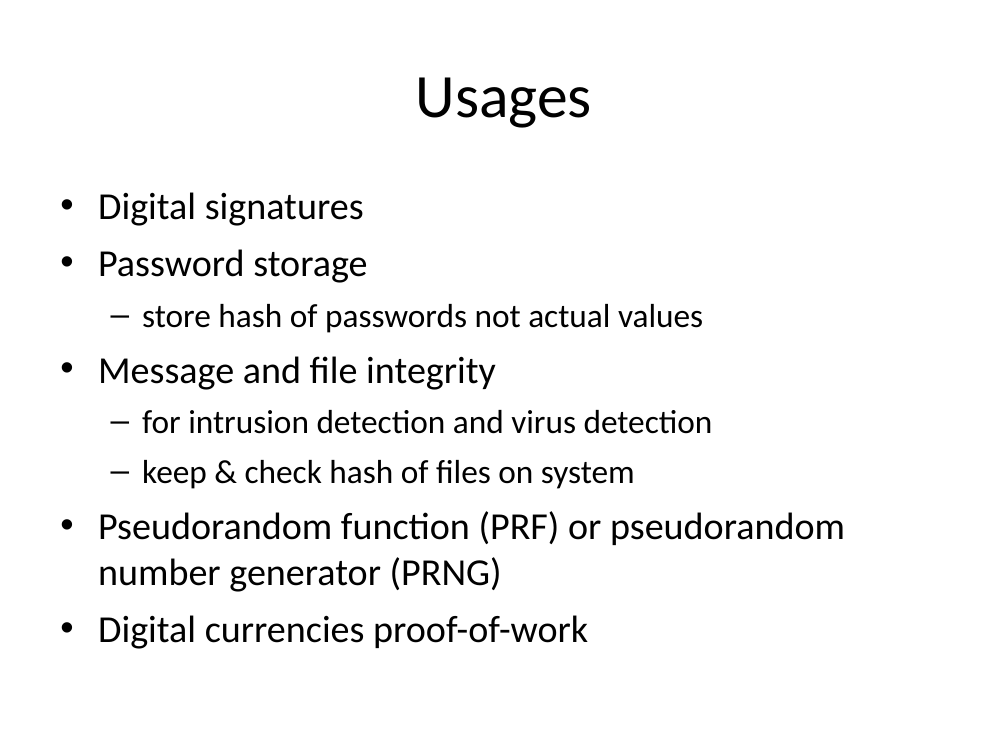
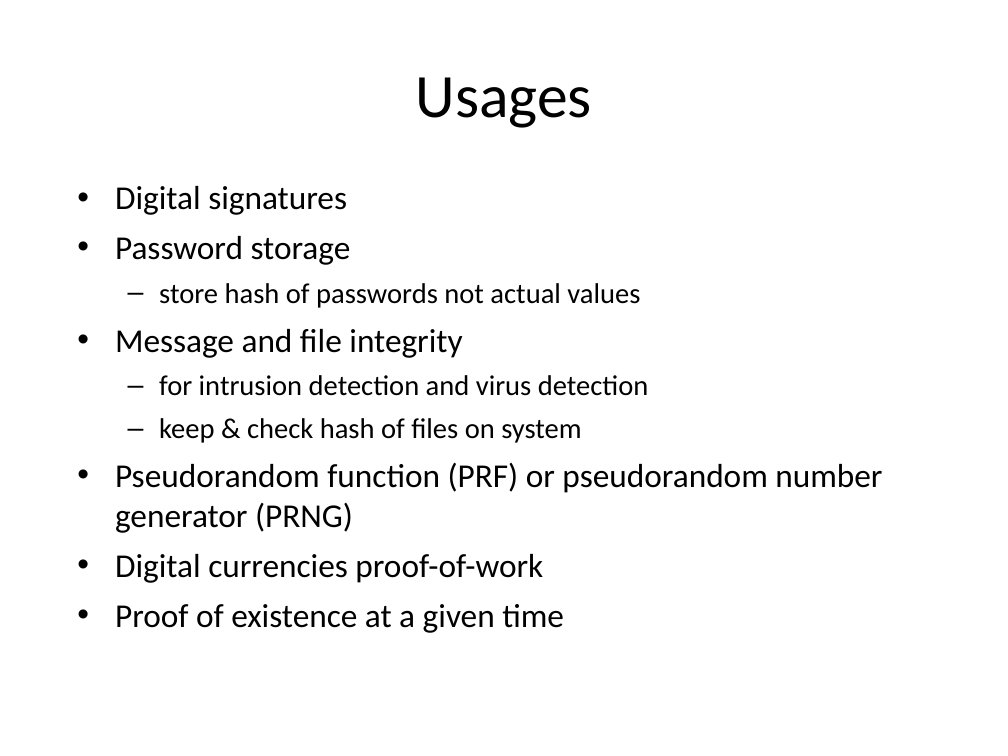
Before and after one commit to DeMaCS-UNICAL/NetworkSecurity, a slide deck: slide 6 of slides/ch11-Hash.Functions.ppt (slide 7 before the commit). Drawn at 1008x756 pixels with LibreOffice and Linux fonts; fonts in the diff are those of the drawing. Boxes give left, top, right and bottom in pixels: in the first picture for what was removed or moved away, otherwise in the second. Text is boxed around its words. In the diff, an @@ line names an element or a change of style, - is before the commit and + after.

```diff
--- a/slides/ch11-Hash.Functions.ppt
+++ b/slides/ch11-Hash.Functions.ppt
@@ text "Digital signatures": place and size @@
-text "Digital signatures" at bbox=[98, 192, 845, 649]
+text "Digital signatures" at bbox=[115, 186, 882, 633]
@@ text at bbox=[115, 186, 882, 583]: size 27.2 to 23.8 pt in "Digital signatures", "Password storage", "Message and file integrity", "Pseudorandom function (PRF) or pseudorandom number generator ..." and 1 more places; size 23.8 to 20.4 pt in "store hash of passwords not actual values", "for intrusion detection and virus detection", "keep & check hash of files on ..."; less space between paragraphs @@
@@ text at bbox=[115, 604, 564, 633]: paragraph added @@
+• Proof of existence at a given time
```
Also in this commit, not shown: 13 other slides changed, 6 slides added, 1 other file.
